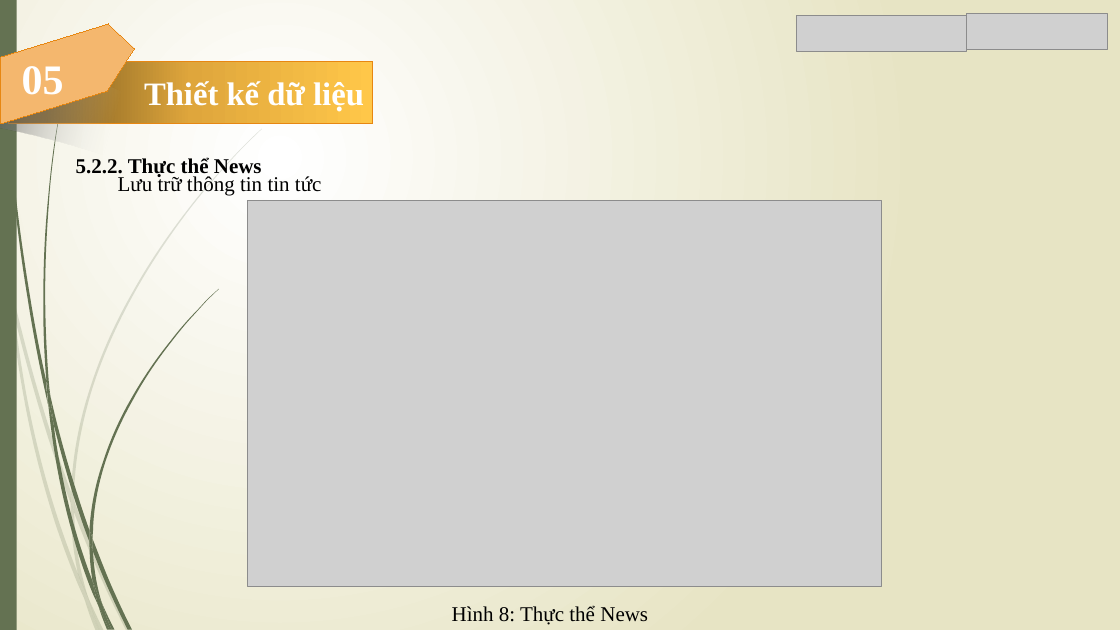
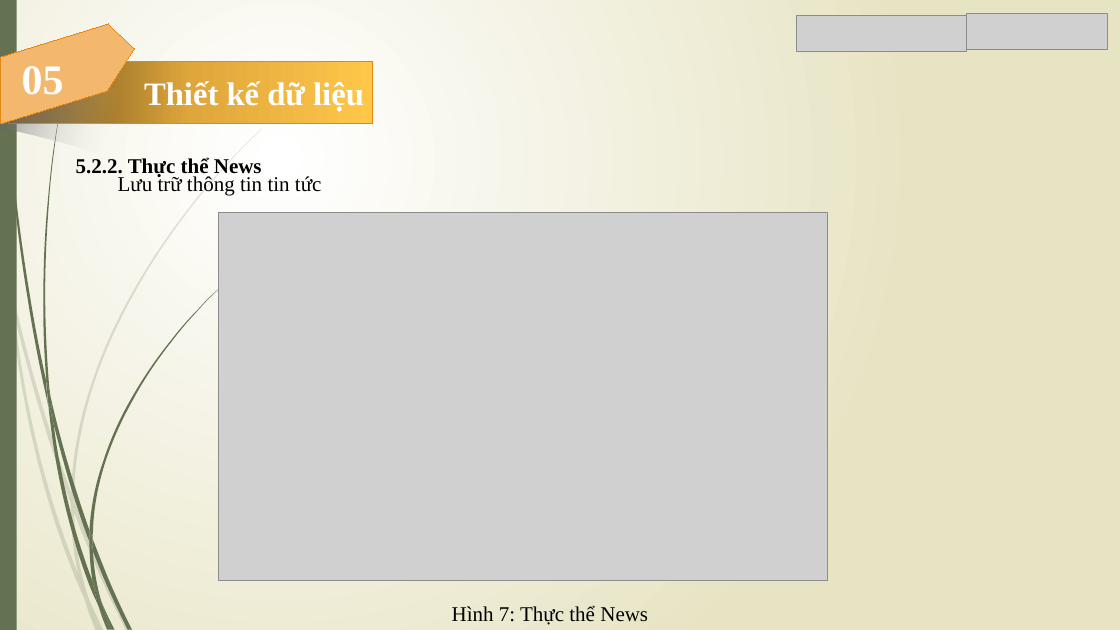
Before and after one commit to Trong-Nhan/Do_An_Ky_Cuoi, a slide deck: slide 7 of Slide Đồ Án.pptx. Drawn at 1120x630 pixels with LibreOffice and Linux fonts; fonts in the diff are those of the drawing; grey boxes stand for pictures. Boxes give left, top, right and bottom in pixels: in the first picture for what was removed or moved away, otherwise in the second. Text is boxed around its words. In the diff, an @@ line names an element or a change of style, - is before the commit and + after.

```diff
--- a/Slide Đồ Án.pptx
+++ b/Slide Đồ Án.pptx
@@ picture: place and size @@
-picture at (248,200,881,586)
+picture at (218,213,828,581)
@@ text at (452,605,648,625): text changed @@
-Hình 8: Thực thể News
+Hình 7: Thực thể News
```
Also in this commit, not shown: 7 other slides changed, 12 other files.
